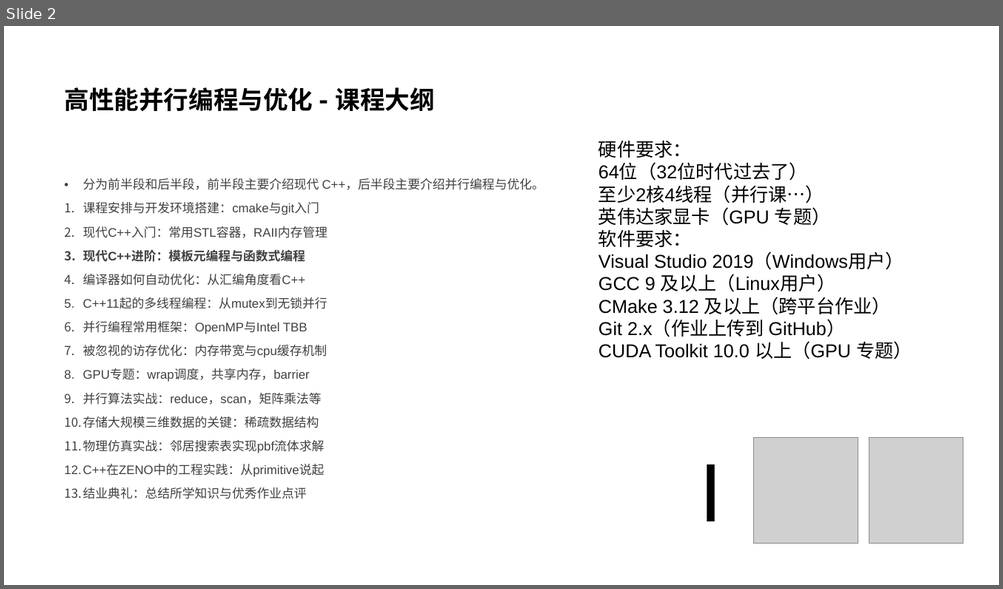
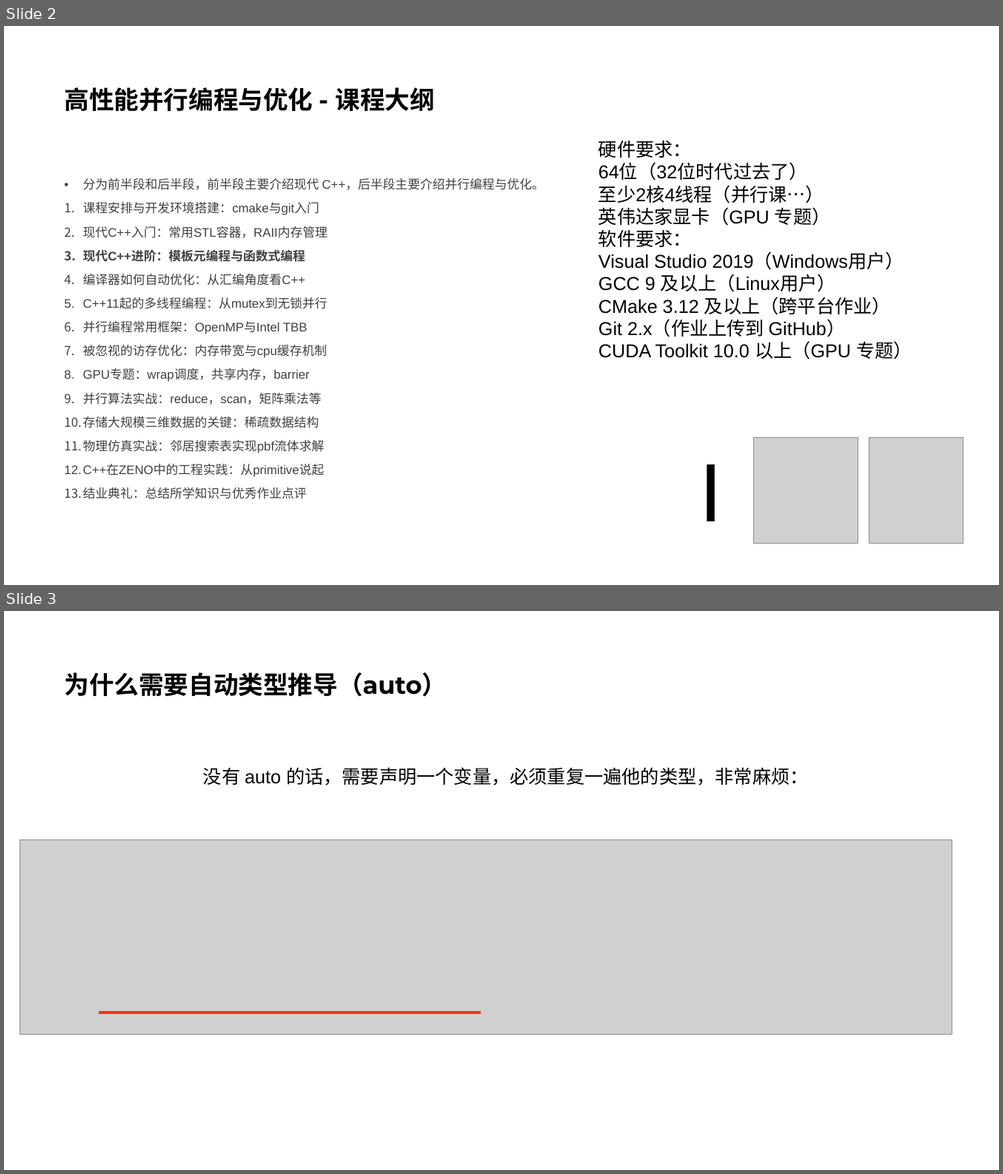
Before and after one commit to parallel101/course, a slide deck: 03/slides.pptx. Shown one above the other, each under a label of ours: slide 2 before the commit, slides 2 and 3 after it. The pictures are 1003x589 and 1003x1174 pixels, drawn with LibreOffice and Linux fonts; fonts in the diff are those of the drawing; grey boxes stand for pictures; background and template pictures are left out. Boxes give left, top, right and bottom in pixels: in the first picture for what was removed or moved away, otherwise in the second. Text is boxed around its words. In the diff, an @@ line names an element or a change of style, - is before the commit and + after.

```diff
--- a/03/slides.pptx
+++ b/03/slides.pptx
@@ slide 3 added at [4, 611, 999, 1170], background #FFFFFF @@
@@ title added at [64, 672, 447, 697], 24 pt, text #000000, bold @@
+为什么需要自动类型推导（auto）
@@ text added at [203, 767, 808, 786], 18 pt, text #000000 @@
+没有 auto 的话，需要声明一个变量，必须重复一遍他的类型，非常麻烦：
@@ picture added at [20, 840, 951, 1035] @@
@@ line added from (99, 1013) to (481, 1013), #FF3300 2.5 pt @@
```
Also in this commit, not shown: 11 other slides added, 1 slide removed, 12 other files.
